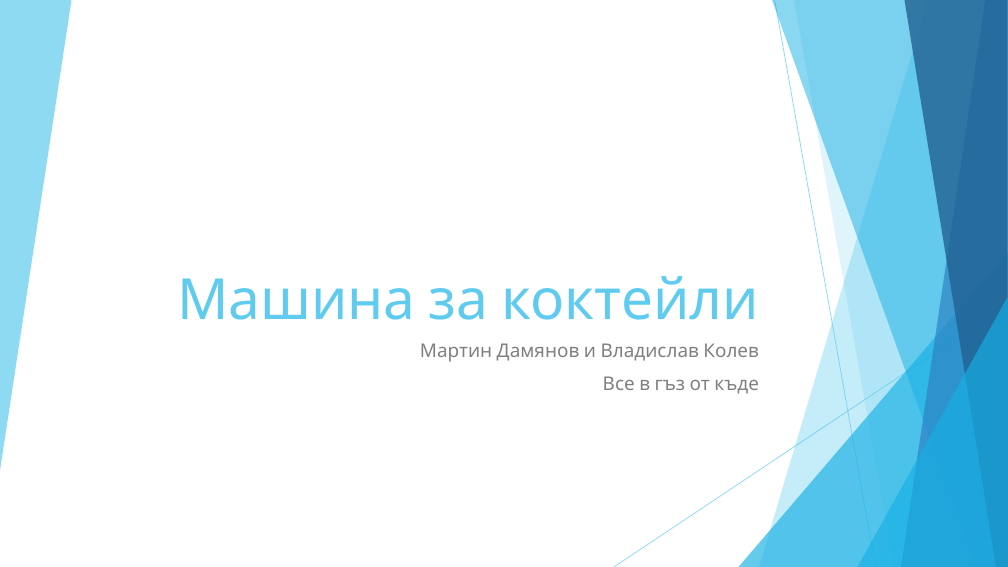
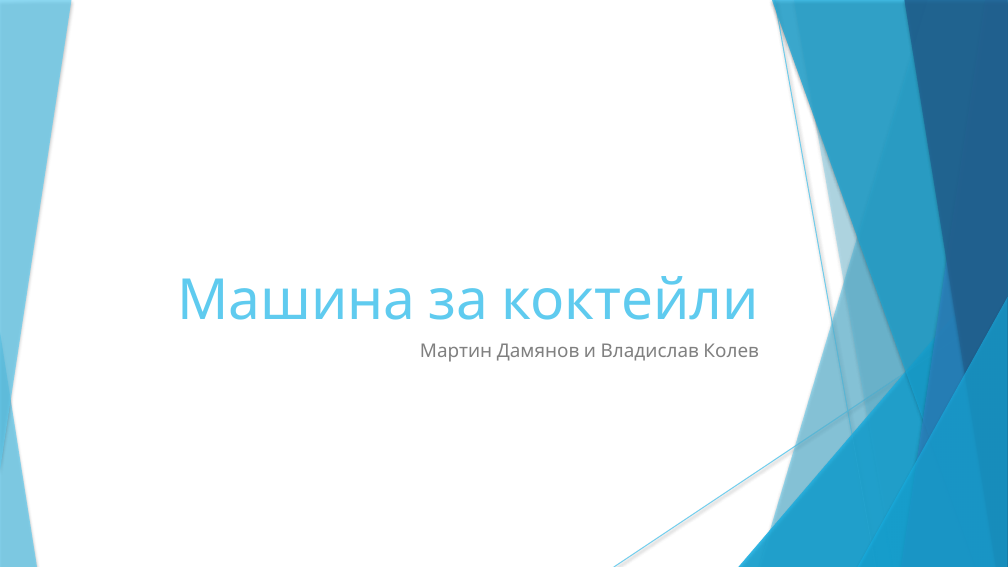
Before and after one commit to Vladikolev0321/Coctail-machine, a slide deck: slide 1 of презентация.pptx. Drawn at 1008x567 pixels with LibreOffice and Linux fonts; fonts in the diff are those of the drawing. Boxes give left, top, right and bottom in pixels: in the first picture for what was removed or moved away, otherwise in the second. Text is boxed around its words. In the diff, an @@ line names an element or a change of style, - is before the commit and + after.

```diff
--- a/презентация.pptx
+++ b/презентация.pptx
@@ line (775, 0) - (876, 567): stroke #5FCBEF 0.75 pt to #5FCBEF 0.74 pt @@
@@ freeform shape at [794, 0, 1008, 567]: shadow on; outline redrawn @@
@@ shadow on in 7 elements at [0, 0, 71, 470], [759, 0, 1008, 567], [739, 252, 1008, 567], [772, 0, 1008, 567], [901, 0, 1008, 567], [904, 0, 1008, 567], [858, 297, 1008, 567] @@
@@ group added at [614, 0, 1008, 567]: 5 freeform shapes, 2 lines, 2 triangles @@
@@ line (1008, 305) - (614, 567): stroke #5FCBEF 0.75 pt to #5FCBEF 0.74 pt @@
@@ triangle added at [0, 332, 37, 567], fill #5FCBEF at 70% opacity @@
@@ text at [603, 376, 759, 394]: paragraph removed @@
-Все в гъз от къде
```
Also in this commit, not shown: 8 other slides changed, 1 slide added, 1 slide removed, 7 other files.
